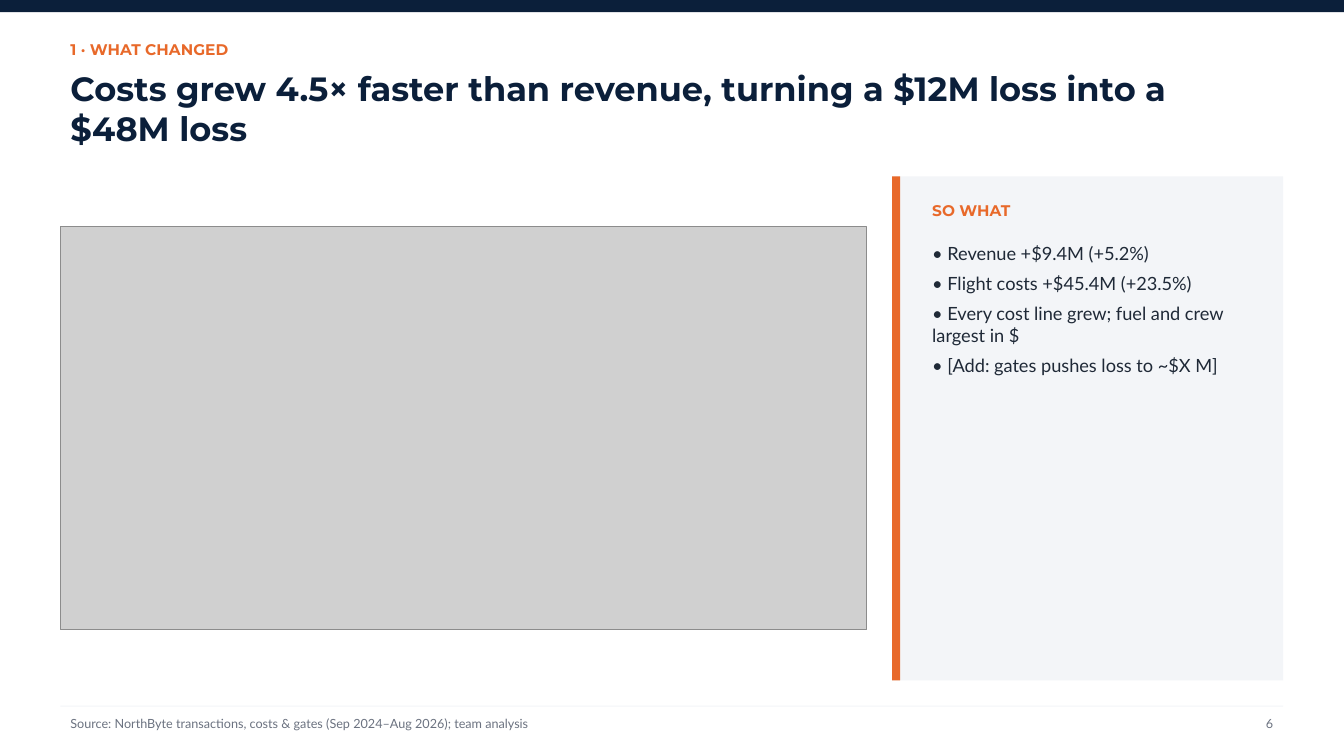
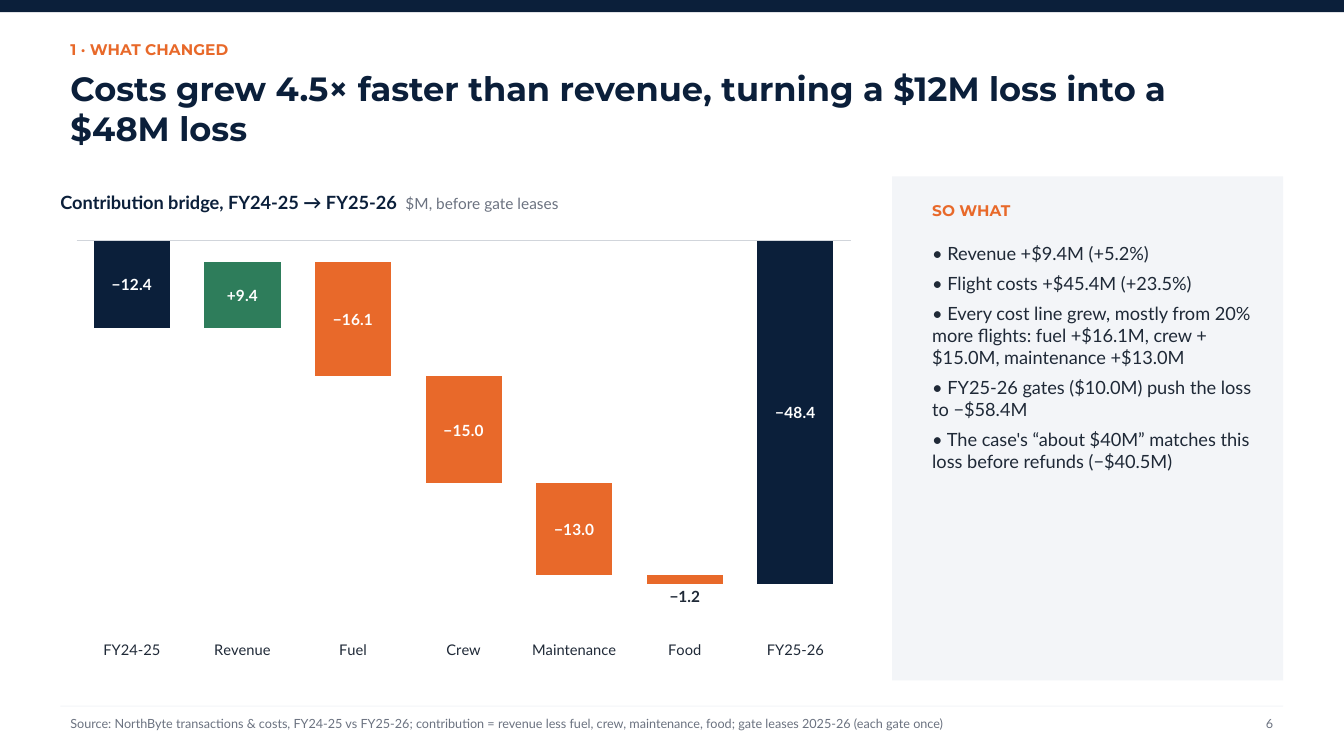
Before and after one commit to Random-Alpaca/Bolt26Airline, a slide deck: slide 6 of slides/NorthByte_FirstByte2026_template.pptx. Drawn at 1344x756 pixels with LibreOffice and Linux fonts; fonts in the diff are those of the drawing; grey boxes stand for pictures. Boxes give left, top, right and bottom in pixels: in the first picture for what was removed or moved away, otherwise in the second. Text is boxed around its words. In the diff, an @@ line names an element or a change of style, - is before the commit and + after.

```diff
--- a/slides/NorthByte_FirstByte2026_template.pptx
+++ b/slides/NorthByte_FirstByte2026_template.pptx
@@ rectangle removed at (x1=892, y1=176, x2=900, y2=681) @@
@@ text added at (x1=60, y1=195, x2=558, y2=213), 13 pt, text #0B1F3A, bold @@
+Contribution bridge, FY24-25 → FY25-26 $M, before gate leases
@@ picture removed at (x1=60, y1=227, x2=867, y2=630) @@
@@ column stacked chart added at (x1=60, y1=232, x2=867, y2=686) @@
+categories: FY24-25, Revenue, Fuel, Crew, Maintenance, Food, FY25-26
+Series 1: -, -3, -3, -19, -34, -47, -
+Series 2: -12.4, -, -, -, -, -, -48.4
+Series 3: -, -9.4, -, -, -, -, -
+Series 4: -, -, -16.1, -15, -13, -1.2, -
@@ text at (x1=932, y1=306, x2=1251, y2=471): text changed @@
-• Every cost line grew; fuel and crew largest in $
-• [Add: gates pushes loss to ~$X M]
+• Every cost line grew, mostly from 20% more flights: fuel +$16.1M, crew +$15.0M, maintenance +$13.0M
+• FY25-26 gates ($10.0M) push the loss to −$58.4M
+• The case's “about $40M” matches this loss before refunds (−$40.5M)
@@ text added at (x1=670, y1=590, x2=700, y2=602), 11 pt, text #1F2937, bold @@
+−1.2
@@ text at (x1=70, y1=718, x2=943, y2=731): text changed @@
-Source: NorthByte transactions, costs & gates (Sep 2024–Aug 2026); team analysis
+Source: NorthByte transactions & costs, FY24-25 vs FY25-26; contribution = revenue less fuel, crew, maintenance, food; gate leases 2025-26 (each gate once)
```
Also in this commit, not shown: 18 other slides changed, 1 slide removed, 10 other files.
